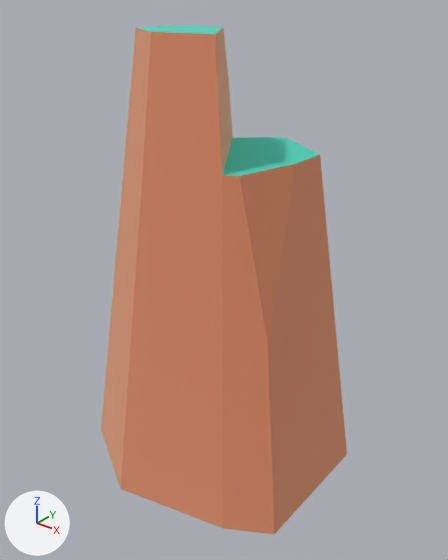
The glTF model public/models/nf2/nature/rock_tallI.glb: old version first, new version second.
The view is the same before and after, from a 50 mm camera at (0.653, -0.811, 0.831) aimed at (0.01, -0.007, 0.333). Lighting does not change. The marker at lower left points along +X, +Y and +Z. The older version comes first. Where no turn or scale is listed for an object, it has been applied to the vertices.

Objects in the first picture: 'rock_tallI'.
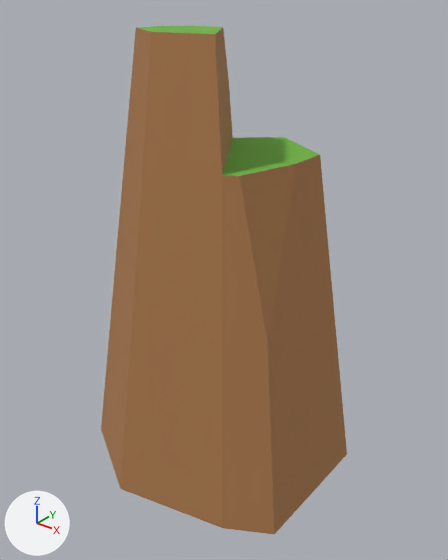
Changed parts and their boxes (x1, y1, x2, y2) in the pictures (448 x 560 px):
'rock_tallI', recoloured, surface changed (darker): (101, 25, 347, 534) in both

Diff of the bpy script that builds the scene:
```diff
--- a/public/models/nf2/nature/rock_tallI.glb.py
+++ b/public/models/nf2/nature/rock_tallI.glb.py
@@ mat_dirt @@
 mat_dirt = principled_material('dirt')
-mat_dirt.base_color = (0.886, 0.514, 0.341)  # beige #f2be9e
-mat_dirt.metallic = 1.0
+mat_dirt.base_color = (0.418, 0.198, 0.0762)  # brown #ad7b4e
 mat_dirt.roughness = 1.0
@@ mat_grass @@
 mat_grass = principled_material('grass')
-mat_grass.base_color = (0.173, 0.847, 0.722)  # cyan #73eddd
+mat_grass.base_color = (0.159, 0.451, 0.0513)  # green #6fb340
 mat_grass.metallic = 1.0
@@ ob_tmpparent @@
-ob_tmpparent = bpy.data.objects.new('tmpParent', None)
-ob_tmpparent.location = (0.0, 0.0, 0.0)
```
